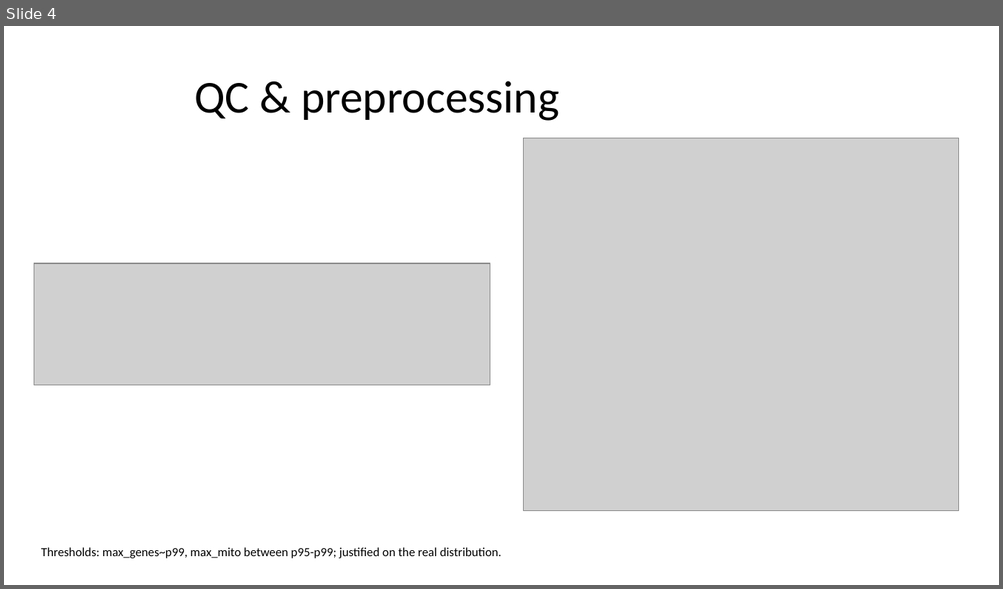
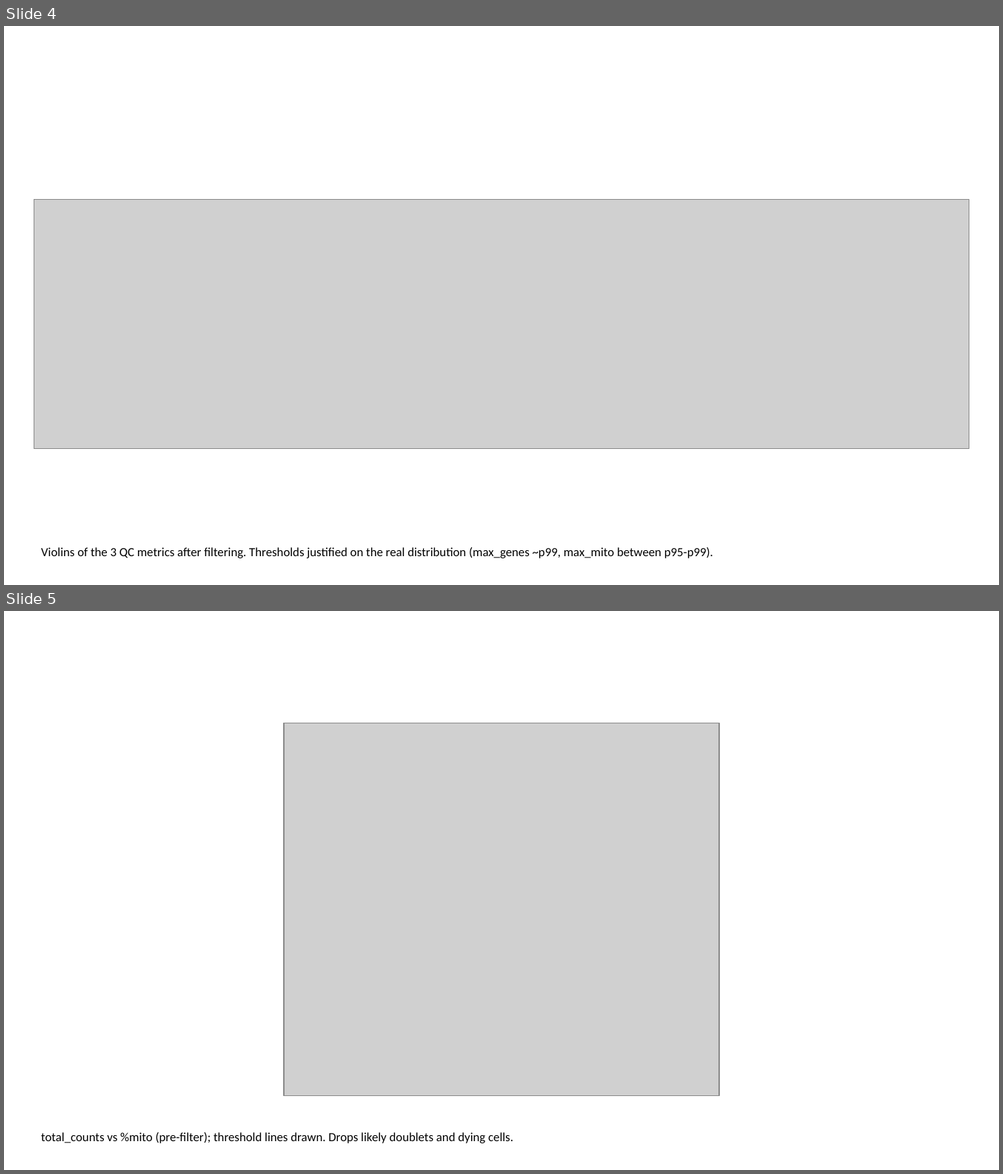
Before and after one commit to MegatronJeremy/ANOA-ANO, a slide deck: results/slides/GI_nanoplastic.pptx. Shown one above the other, each under a label of ours: slide 4 before the commit, slides 4 and 5 after it. The pictures are 1003x589 and 1003x1174 pixels, drawn with LibreOffice and Linux fonts; fonts in the diff are those of the drawing; grey boxes stand for pictures. Boxes give left, top, right and bottom in pixels: in the first picture for what was removed or moved away, otherwise in the second. Text is boxed around its words. In the diff, an @@ line names an element or a change of style, - is before the commit and + after.

Commit message:
fix: stretch text to full width; split overcrowded figure slides
Two issues after the 16:9 switch:
1. Title/bullet placeholders kept the built-in layout's ~9in (4:3) width, so
   text hugged the left with a dead band on the right -- looked off-centre.
   _stretch() now re-spans every text placeholder to the usable width.
2. The QC slide (violin strip 3.75:1 + scatter) and Bonus slide (module-scores
   + additivity 5:1) crammed two wide figures side by side, shrinking both to
   unreadable. Each is now split into two full-width single-figure slides.

Deck: 11 -> 13 slides. Verified: 0 narrow text placeholders, 0 figure overflow.

```diff
--- a/results/slides/GI_nanoplastic.pptx
+++ b/results/slides/GI_nanoplastic.pptx
@@ slide 5 added at [4, 611, 999, 1170], background #FFFFFF @@
@@ picture added at [284, 723, 719, 1096] @@
@@ text added at [41, 1133, 513, 1144], 12 pt, text #000000 @@
+total_counts vs %mito (pre-filter); threshold lines drawn. Drops likely doublets and dying cells.
@@ slide 4 changed as well @@
@@ title removed at [194, 81, 559, 121] @@
-QC & preprocessing
@@ picture removed at [523, 138, 959, 511] @@
@@ picture: place and size @@
-picture at [34, 264, 490, 385]
+picture at [34, 200, 969, 449]
@@ text at [41, 548, 713, 559]: text changed @@
-Thresholds: max_genes~p99, max_mito between p95-p99; justified on the real distribution.
+Violins of the 3 QC metrics after filtering. Thresholds justified on the real distribution (max_genes ~p99, max_mito between p95-p99).
```
Also in this commit, not shown: 4 other slides changed, 7 other slides added, 6 slides removed, 1 other file.
